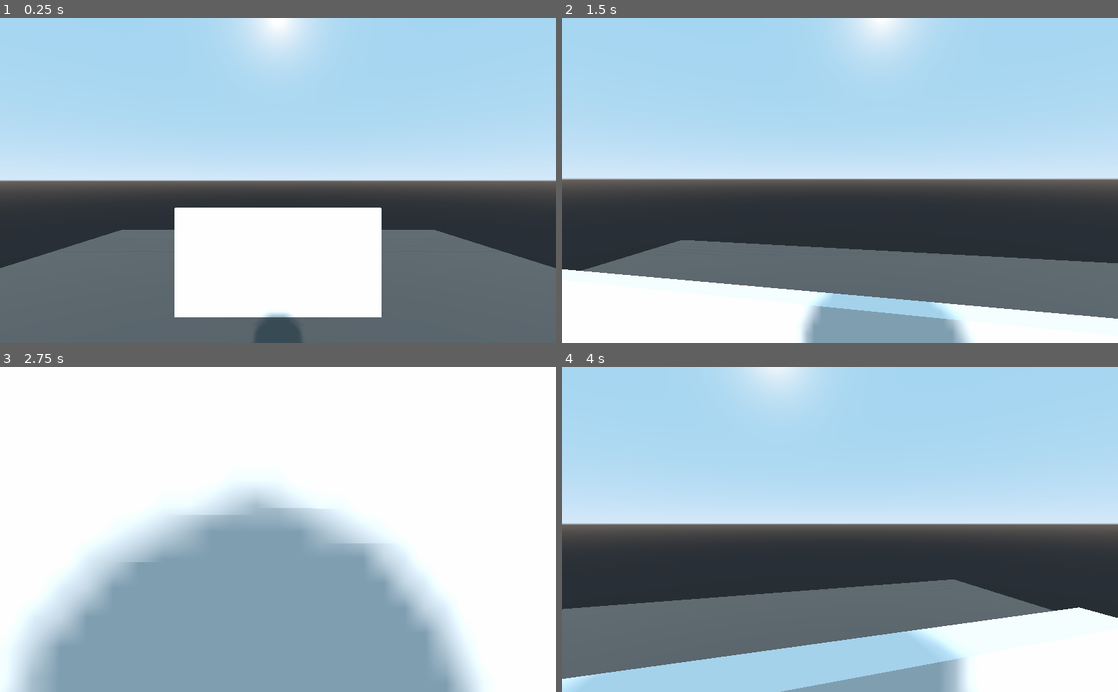
Above: before the commit, frames 1-4 (two rows, left to right).
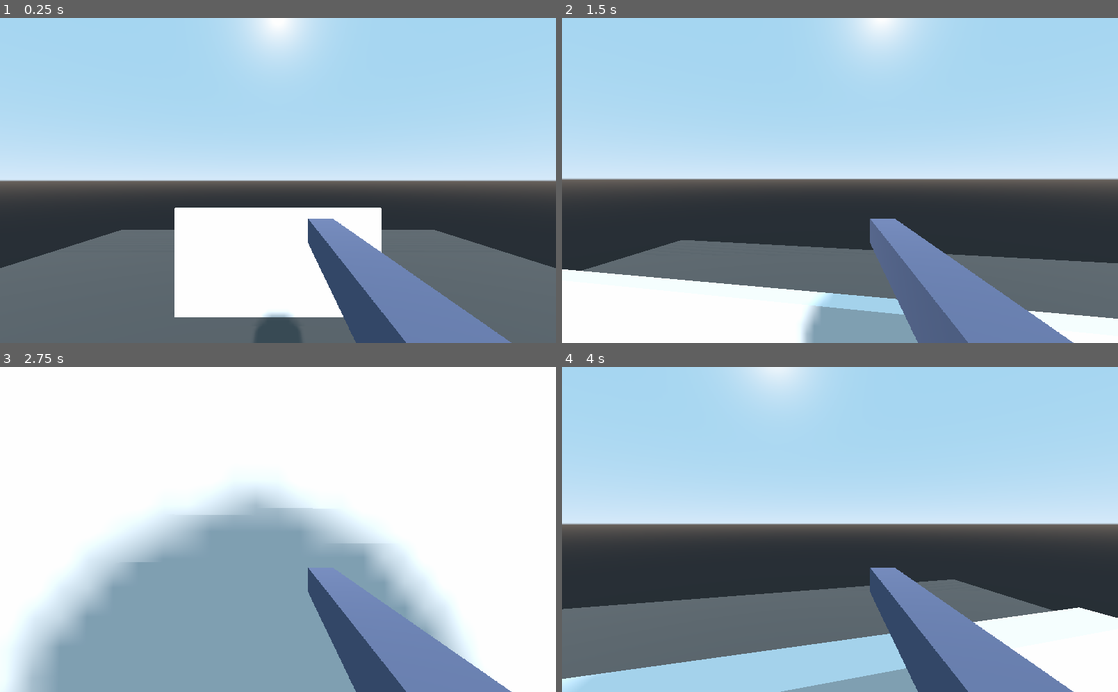
Above: after the commit, the same moments.

Repository: cedmundo/tutorial-fps
Game: Godot game, scene res://Main.tscn
The game is run twice, just before and just after one commit, with the same random seed, the same clock (stepped at 60 frames per second) and the same inputs.
Inputs (mouse positions are in pixels of both pictures, inside the frame that each line leads up to):
- Up to frame 1 (0.25 s): no input
- Up to frame 2 (1.5 s): move the mouse to (867, 180) at 0.52 s; hold Shift (sprint) 0.53-1.28 s; hold W (forward) from 0.53 s (still down); tap Space (jump) at 0.77 s; move the mouse to (812, 180) at 1.27 s; tap Shift (sprint) at 1.35 s
- Up to frame 3 (2.75 s): keep holding W (forward); tap Space (jump) at 1.52 s; move the mouse to (289, 523) at 2.02 s; hold Shift (sprint) from 2.03 s (still down)
- Up to frame 4 (4 s): keep holding W (forward); move the mouse to (834, 536) at 2.77 s; release Shift (sprint) at 2.78 s; tap Shift (sprint) at 2.85 s; tap Space (jump) at 3.02, 3.77 s; move the mouse to (878, 532) at 3.52 s; hold Shift (sprint) from 3.53 s (still down)

The runs differ from the first frame. In frame 1, 6.5% of the frame differs, in the area x 55-92%, y 61-100%; in frame 2, 6.0%; in frame 3, 5.8%; in frame 4, 6.5%.

Commit message:
Add weapon on its own viewport to avoid clipping

Diff:
--- a/Main.tscn
+++ b/Main.tscn
@@ -1,9 +1,16 @@
-[gd_scene load_steps=5 format=2]
+[gd_scene load_steps=7 format=2]
 
 [ext_resource path="res://Player.gd" type="Script" id=1]
 
 [sub_resource type="SpatialMaterial" id=1]
 albedo_color = Color( 0.34902, 0.34902, 0.34902, 1 )
+
+[sub_resource type="SpatialMaterial" id=4]
+albedo_color = Color( 0.411765, 0.447059, 0.580392, 1 )
+
+[sub_resource type="CubeMesh" id=5]
+material = SubResource( 4 )
+size = Vector3( 0.2, 0.2, 2 )
 
 [sub_resource type="CapsuleShape" id=2]
 height = 1.7
@@ -42,6 +49,27 @@
 
 [node name="Camera" type="Camera" parent="Player"]
 transform = Transform( 1, 0, 0, 0, 1, 0, 0, 0, 1, 0, 1.20406, 0 )
+cull_mask = 1048573
+
+[node name="Weapon" type="MeshInstance" parent="Player/Camera"]
+transform = Transform( 1, 0, 0, 0, 1, 0, 0, 0, 1, 0.343985, -0.409321, -0.883709 )
+layers = 2
+mesh = SubResource( 5 )
+material/0 = null
+
+[node name="WeaponViewport" type="ViewportContainer" parent="Player/Camera"]
+anchor_right = 1.0
+anchor_bottom = 1.0
+__meta__ = {
+"_edit_use_anchors_": false
+}
+
+[node name="Viewport" type="Viewport" parent="Player/Camera/WeaponViewport"]
+size = Vector2( 1024, 600 )
+transparent_bg = true
+
+[node name="WeaponCamera" type="Camera" parent="Player/Camera/WeaponViewport/Viewport"]
+cull_mask = 2
 
 [node name="CollisionShape" type="CollisionShape" parent="Player"]
 transform = Transform( 1, 0, 0, 0, -4.37114e-08, -1, 0, 1, -4.37114e-08, 0, 0, 0 )
--- a/Player.gd
+++ b/Player.gd
@@ -16,6 +16,7 @@
 var snap = Vector3.ZERO
 
 onready var camera = $Camera
+onready var weapon_camera = $Camera/WeaponViewport/Viewport/WeaponCamera
 
 func _ready():
 	Input.set_mouse_mode(Input.MOUSE_MODE_CAPTURED)
@@ -34,6 +35,8 @@
 	if event.is_action_pressed("ui_cancel"):
 		Input.set_mouse_mode(Input.MOUSE_MODE_VISIBLE)
 
+func _process(_delta):
+	weapon_camera.global_transform = camera.global_transform
 
 func _physics_process(delta):
 	var input_strength : Vector2 = Vector2.ZERO
